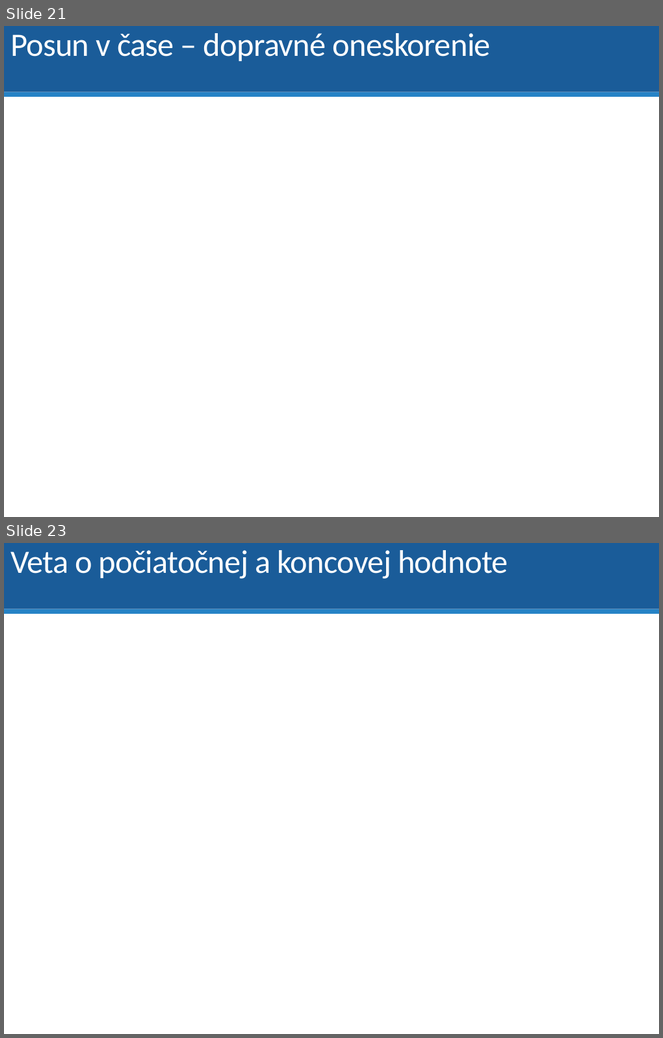
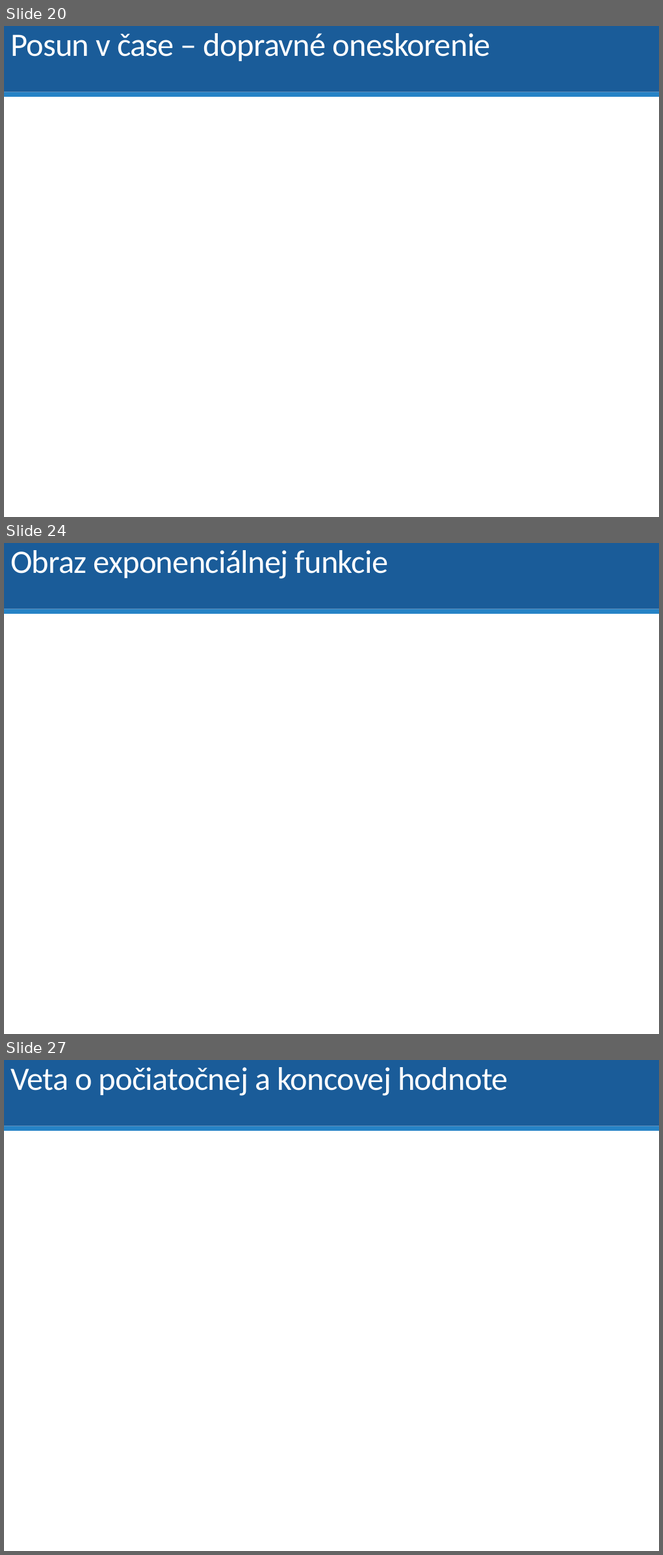
Before and after one commit to dodekm/TeamProjektKybernetika, a slide deck: Nove prednasky/P01_dynamika_dif_rovnice_LPT_prenosova_funkcia_modelovanie.pptx. Shown one above the other, each under a label of ours: slides 21 and 23 before the commit, slides 20, 24 and 27 after it; the slides between them are not shown. The pictures are 663x1038 and 663x1555 pixels, drawn with LibreOffice and Linux fonts; fonts in the diff are those of the drawing; grey boxes stand for pictures. Boxes give left, top, right and bottom in pixels: in the first picture for what was removed or moved away, otherwise in the second. Text is boxed around its words. In the diff, an @@ line names an element or a change of style, - is before the commit and + after.

```diff
--- a/Nove prednasky/P01_dynamika_dif_rovnice_LPT_prenosova_funkcia_modelovanie.pptx
+++ b/Nove prednasky/P01_dynamika_dif_rovnice_LPT_prenosova_funkcia_modelovanie.pptx
@@ slide 24 added at bbox=[4, 543, 659, 1034], background #FFFFFF; not listed: 2 template elements that a slide beside it also shows @@
@@ title added at bbox=[10, 550, 389, 579], 36 pt, text #FFFFFF @@
+Obraz exponenciálnej funkcie
@@ what was slide 21 is now slide 20 @@
@@ what was slide 23 is now slide 27 @@
```
Also in this commit, not shown: 1 slide changed, 8 other slides added, 1 slide removed.
